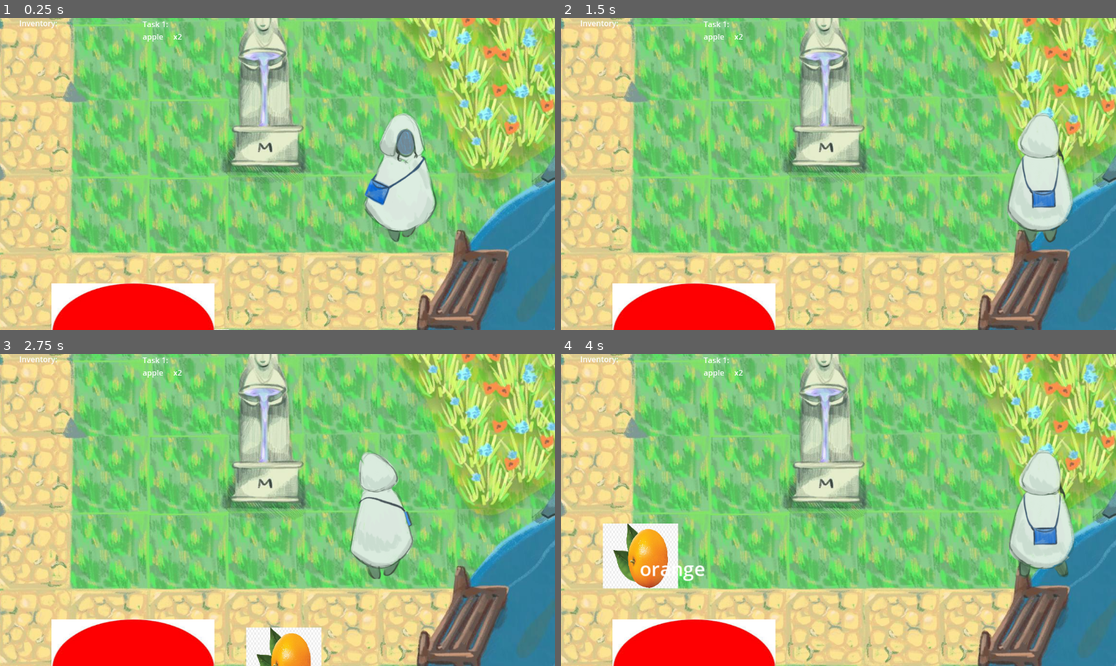
Above: before the commit, frames 1-4 (two rows, left to right).
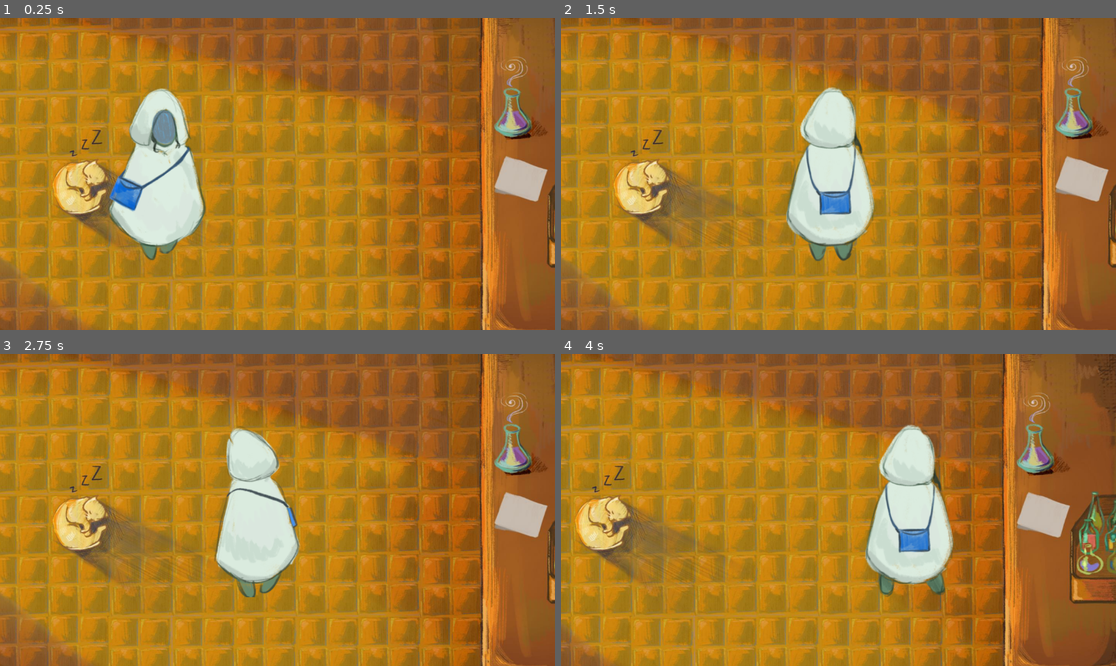
Above: after the commit, the same moments.

Repository: SakthivelanPandy/CamJam2025
Game: Godot game, scene res://scenes/cs_1.tscn
The game is run twice, just before and just after one commit, with the same random seed, the same clock (stepped at 60 frames per second) and the same inputs. This scene is started directly instead of the project's main scene. Video files are missing from this copy of the repository; at most half a second of black plays in their place.
Inputs (mouse positions are in pixels of both pictures, inside the frame that each line leads up to):
- Up to frame 1 (0.25 s): no input
- Up to frame 2 (1.5 s): tap Enter (ui_accept) at 0.5, 0.77 s; move the mouse to (960, 158) at 0.52 s; hold Right (ui_right) from 0.53 s (still down); move the mouse to (727, 189) at 1.27 s
- Up to frame 3 (2.75 s): tap Enter (ui_accept) at 1.52 s; move the mouse to (333, 441) at 2.02 s; release Right (ui_right) at 2.03 s; hold Left (ui_left) from 2.03 s (still down)
- Up to frame 4 (4 s): move the mouse to (810, 572) at 2.77 s; release Left (ui_left) at 2.78 s; hold Right (ui_right) from 2.78 s (still down); tap Enter (ui_accept) at 3.02, 3.77 s; move the mouse to (1005, 556) at 3.52 s

The runs differ from the first frame. In frame 1, 100% of the frame differs, in the area x 0-100%, y 0-100%; in frame 2, 99%; in frame 3, 100%; in frame 4, 100%.

Commit message:
fixed cutscene

Diff:
--- /dev/null
+++ b/scenes/control.tscn
@@ -0,0 +1,26 @@
+[gd_scene load_steps=4 format=3 uid="uid://bep2qkjcq3vau"]
+
+[ext_resource type="Script" path="res://scripts/control.gd" id="1_od05s"]
+[ext_resource type="Texture2D" uid="uid://bwwrgh4vbelmw" path="res://assets/table.jpeg" id="2_sdas7"]
+[ext_resource type="Script" path="res://scripts/makeperfume.gd" id="3_2pg2h"]
+
+[node name="Control" type="Control"]
+layout_mode = 3
+anchors_preset = 0
+offset_left = 136.0
+offset_top = 24.0
+offset_right = 864.0
+offset_bottom = 488.0
+script = ExtResource("1_od05s")
+
+[node name="Button" type="Button" parent="."]
+layout_mode = 0
+offset_left = 200.0
+offset_top = 48.0
+offset_right = 433.0
+offset_bottom = 281.0
+icon = ExtResource("2_sdas7")
+script = ExtResource("3_2pg2h")
+
+[connection signal="pressed" from="Button" to="." method="_on_button_pressed"]
+[connection signal="pressed" from="Button" to="Button" method="_on_pressed"]
--- a/scenes/table.tscn
+++ b/scenes/table.tscn
@@ -1,7 +1,7 @@
 [gd_scene load_steps=5 format=3 uid="uid://5cyip1ekfbxh"]
 
 [ext_resource type="Texture2D" uid="uid://bedrvpgp5o2bq" path="res://assets/button.jpeg" id="1_ta4lw"]
-[ext_resource type="Script" path="res://scripts/control.gd" id="3_54fgp"]
+[ext_resource type="PackedScene" uid="uid://bep2qkjcq3vau" path="res://scenes/control.tscn" id="2_bcbws"]
 [ext_resource type="Texture2D" uid="uid://bwwrgh4vbelmw" path="res://assets/table.jpeg" id="3_tl23i"]
 [ext_resource type="Script" path="res://scripts/leave.gd" id="4_jndys"]
 
@@ -15,22 +15,7 @@
 scale = Vector2(0.718698, 0.715)
 texture = ExtResource("1_ta4lw")
 
-[node name="Control" type="Control" parent="."]
-layout_mode = 3
-anchors_preset = 0
-offset_left = 136.0
-offset_top = 24.0
-offset_right = 864.0
-offset_bottom = 488.0
-script = ExtResource("3_54fgp")
-
-[node name="Button" type="Button" parent="Control"]
-layout_mode = 0
-offset_left = 200.0
-offset_top = 48.0
-offset_right = 433.0
-offset_bottom = 281.0
-icon = ExtResource("3_tl23i")
+[node name="Control" parent="." instance=ExtResource("2_bcbws")]
 
 [node name="Info" type="Label" parent="."]
 offset_left = 760.0
@@ -56,5 +41,4 @@
 offset_bottom = 729.0
 icon = ExtResource("3_tl23i")
 
-[connection signal="pressed" from="Control/Button" to="Control" method="_on_button_pressed"]
 [connection signal="pressed" from="Leave/Button" to="Leave" method="_on_button_pressed"]
--- a/scripts/control.gd
+++ b/scripts/control.gd
@@ -15,14 +15,26 @@
 	if Global.check_ingredients_ready():
 		text = "You have everything you need!"
 		action_button.modulate = Color(1, 0, 0)
-		print(Global.to_collect)
+		print(Global.inventory)
+		$Button.connect("pressed",_on_button_pressed)
+		print($Button.disabled)
+		print("starting next cutscene")
+		#Global.next_task()
 	else:
 		action_button.modulate = Color(0.5, 0.5, 0.5)
 	$"../Info".text = text
 
 
 func _ready():
+	print("Button ready")
+	$Button.connect("pressed",_on_button_pressed)
+	$Button.disabled = false
+	$Button.mouse_filter = Control.MOUSE_FILTER_STOP
+	#$Button.emit_signal("pressed")
+	$Button.connect("mouse_entered", Callable(self, "_on_button_pressed"))
 	update_ingredient_ui()
+
+
 
 
 
@@ -31,3 +43,4 @@
 	if Global.check_ingredients_ready():
 		print("Creating Perfume...")
 		Global.next_task()
+		print("cutscene not played?")
--- a/scripts/global.gd
+++ b/scripts/global.gd
@@ -33,6 +33,12 @@
 	print("playing cutscene")
 	print("res://scenes/cs_" + str(current_task + 1) + ".tscn")
 	get_tree().change_scene_to_file("res://scenes/cs_" + str(current_task + 1) + ".tscn")
+	#var new_scene = load("res://scenes/cs_" + str(current_task + 1) + ".tscn").instantiate()
+	#get_tree().root.add_child(new_scene)
+	#get_tree().current_scene.queue_free()  # Remove the old scene manually
+	#get_tree().current_scene = new_scene
+
+
 	print("played cutscene")
 
 func remove_used_items():
--- /dev/null
+++ b/scripts/makeperfume.gd
@@ -0,0 +1,30 @@
+extends Button
+
+
+# Called when the node enters the scene tree for the first time.
+func _ready() -> void:
+	print("Button ready")
+	#self.connect("pressed",_on_pressed)
+	print("Button connected")
+	#self.emit_signal("pressed")
+	print(self, self.visible, self.disabled, self.process_mode)
+
+
+
+
+# Called every frame. 'delta' is the elapsed time since the previous frame.
+func _process(delta: float) -> void:
+	pass
+
+
+#func _on_button_pressed() -> void:
+	#print("Button pressed")
+	#if Global.check_ingredients_ready():
+		#print("Creating Perfume...")
+		#Global.next_task()
+#
+#func _on_pressed() -> void:
+	#print("Button pressed (from button)")
+	#if Global.check_ingredients_ready():
+		#print("Creating Perfume... (from button)")
+		#Global.next_task()
--- a/scripts/video_stream_player.gd
+++ b/scripts/video_stream_player.gd
@@ -4,4 +4,4 @@
 
 
 func _on_finished() -> void:
-	get_tree().change_scene_to_file("res://scenes/game.tscn")
+	get_tree().change_scene_to_file("res://scenes/perfume_house.tscn")
Not shown: 1 places in scenes/cs_3.tscn that only renumber resources
Not shown, changed: assets/basil.ogv
